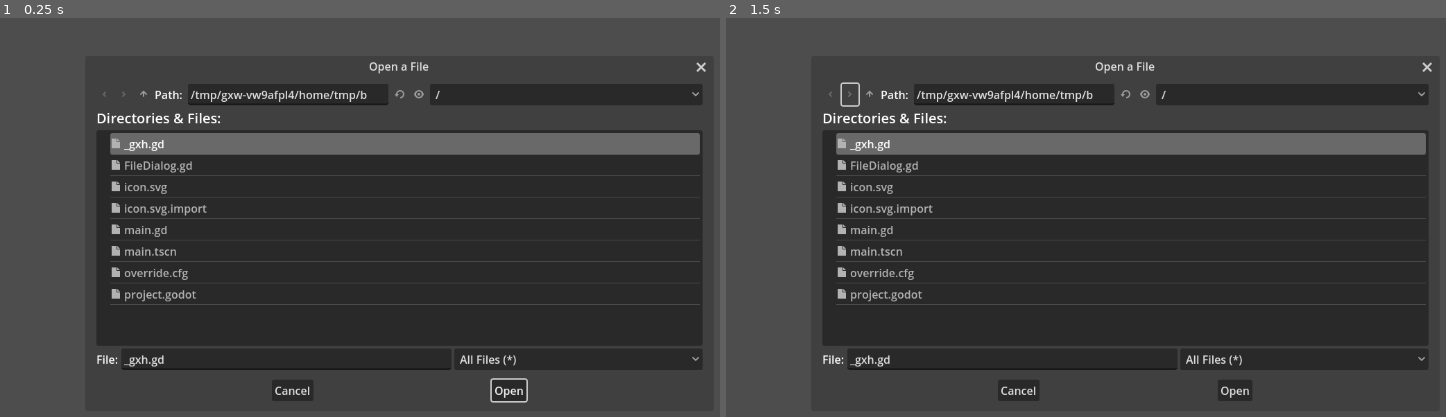
Above: before the commit, frames 1-2 (left to right).
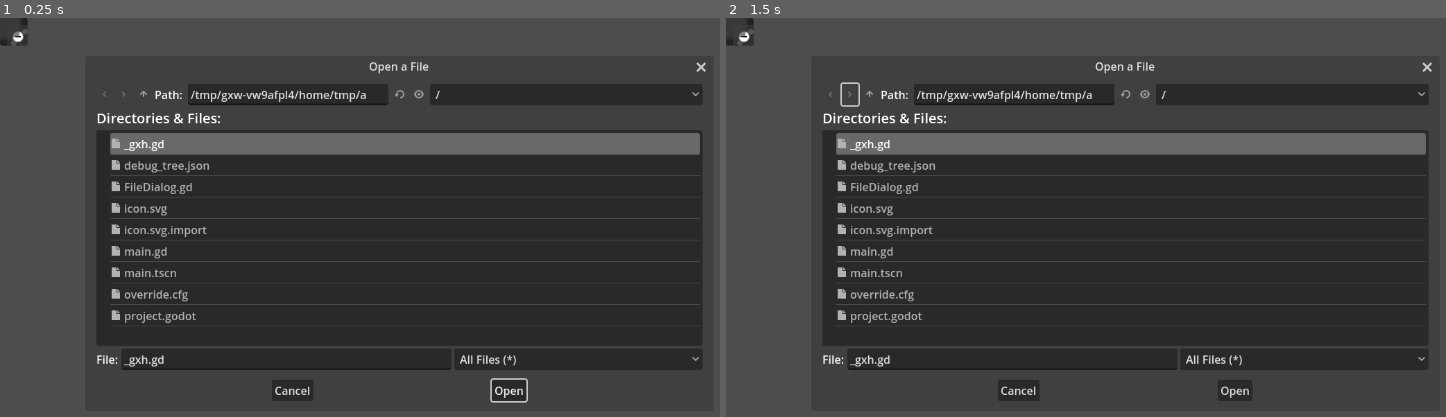
Above: after the commit, the same moments.

Repository: DoormatIka/chess-tree-viewer
Game: Godot game, scene res://main.tscn
Same seed, same stepped clock (60 frames per second), same inputs: the game is played once before the commit and once after it.
Inputs (mouse positions are in pixels of both pictures, inside the frame that each line leads up to):
- Up to frame 1 (0.25 s): no input
- Up to frame 2 (1.5 s): click (848, 93) at 0.5 s; click (848, 93) at 1.25 s

The runs differ from the first frame. In frame 1, 1.0% of the frame differs, in the area x 0-51%, y 0-77%; in frame 2, 1.0%.

Commit message:
parsed JSON

Diff:
--- a/FileDialog.gd
+++ b/FileDialog.gd
@@ -3,6 +3,3 @@
 # Called when the node enters the scene tree for the first time.
 func _ready():
 	pass # Replace with function body.
-
-func _on_file_selected(path):
-	print(path);
--- a/main.gd
+++ b/main.gd
@@ -9,3 +9,29 @@
 # Called every frame. 'delta' is the elapsed time since the previous frame.
 func _process(delta):
 	pass
+
+
+func _on_file_dialog_file_selected(path):
+	var json = JSON.new()
+	var file = FileAccess.open(path, FileAccess.READ)
+	var error = json.parse(file.get_as_text())
+
+	if error == OK:
+		var data_received = json.data
+		if typeof(data_received["top"]) == TYPE_ARRAY:
+			_run_through_top_node(data_received)
+		else:
+			print("Unexpected data")
+	else:
+		print("JSON Parse Error: ", json.get_error_message(), " at line ", json.get_error_line())
+
+func _run_through_top_node(data: Dictionary):
+	for fen in data["top"]:
+		_run_through_node(data, fen)
+
+func _run_through_node(data: Dictionary, selected_key: String):
+	if !data.has(selected_key):
+		return
+
+	for fen in data[selected_key]:
+		_run_through_node(data, fen)
--- a/main.tscn
+++ b/main.tscn
@@ -16,5 +16,9 @@
 access = 2
 script = ExtResource("1_mqcjy")
 
+[node name="GraphEdit" type="GraphEdit" parent="."]
+offset_right = 40.0
+offset_bottom = 40.0
+
 [connection signal="confirmed" from="FileDialog" to="FileDialog" method="_on_confirmed"]
-[connection signal="file_selected" from="FileDialog" to="FileDialog" method="_on_file_selected"]
+[connection signal="file_selected" from="FileDialog" to="." method="_on_file_dialog_file_selected"]
Not shown, added: debug_tree.json
